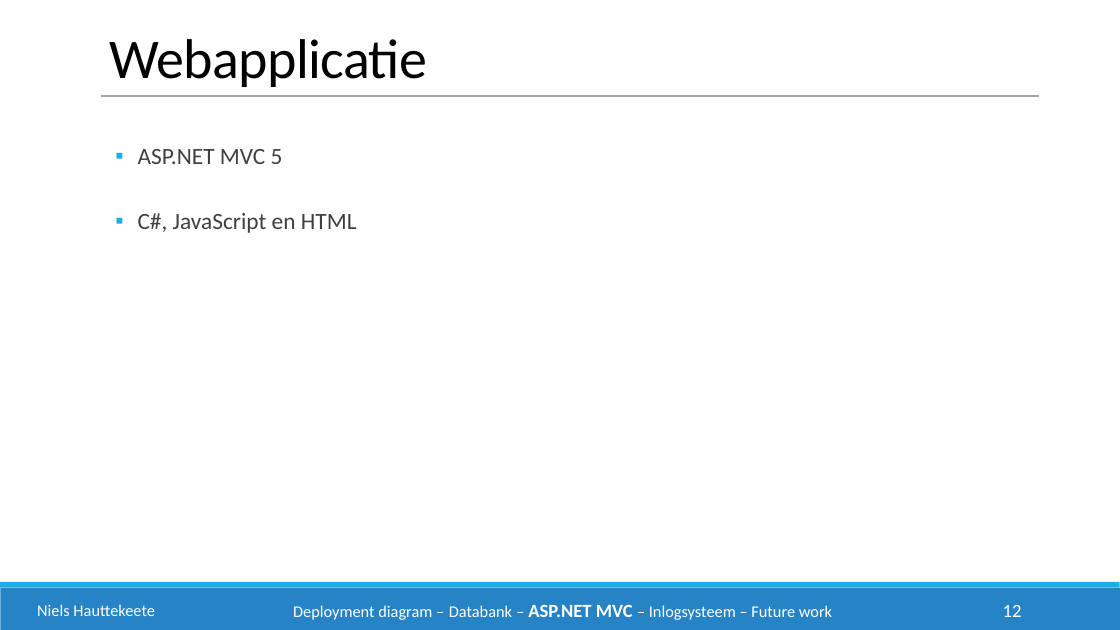
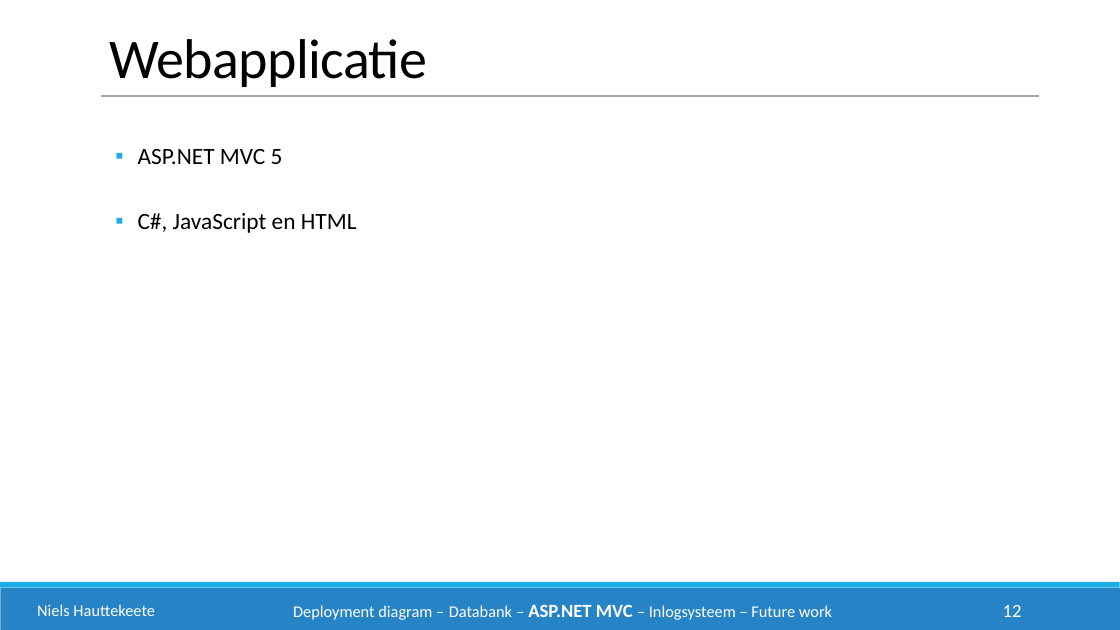
Before and after one commit to philipkukoba/Bachelors-Dissertation-DroneWebApp, a slide deck: slide 12 of documenten/Technische presentatie klant/Technische presentatie klant.pptx. Drawn at 1120x630 pixels with LibreOffice and Linux fonts; fonts in the diff are those of the drawing. Boxes give left, top, right and bottom in pixels: in the first picture for what was removed or moved away, otherwise in the second. Text is boxed around its words. In the diff, an @@ line names an element or a change of style, - is before the commit and + after.

```diff
--- a/documenten/Technische presentatie klant/Technische presentatie klant.pptx
+++ b/documenten/Technische presentatie klant/Technische presentatie klant.pptx
@@ text "ASP.NET MVC 5" at <box>138,149,357,233</box>: text colour #404040 to #000000 @@
```
Also in this commit, not shown: 1 other slide changed, 1 slide added.
